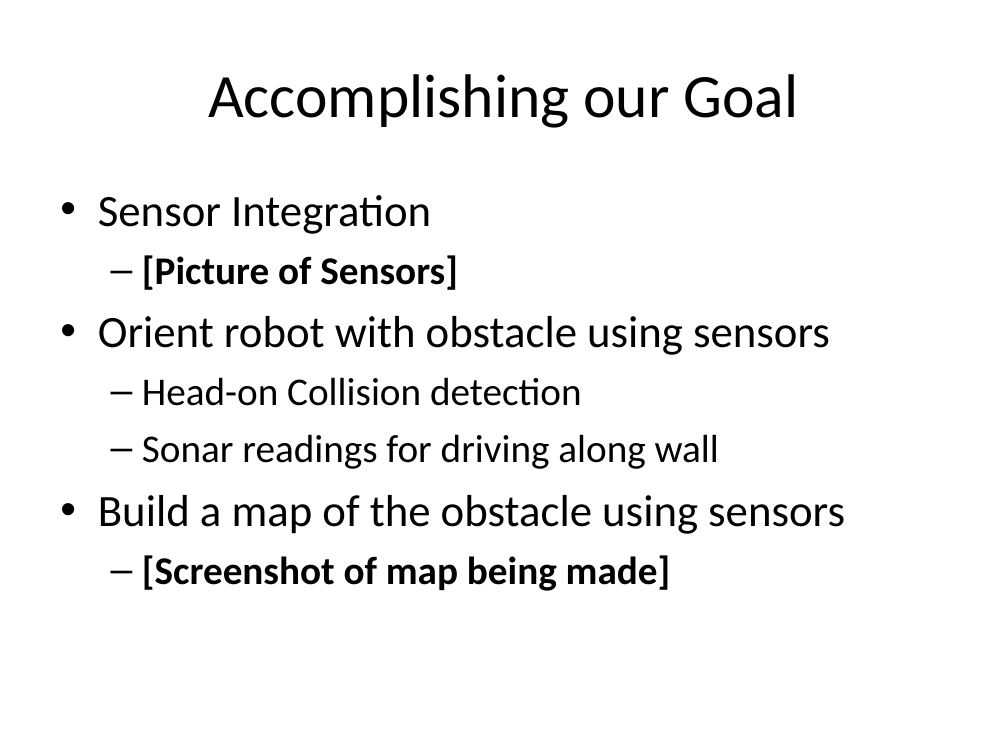
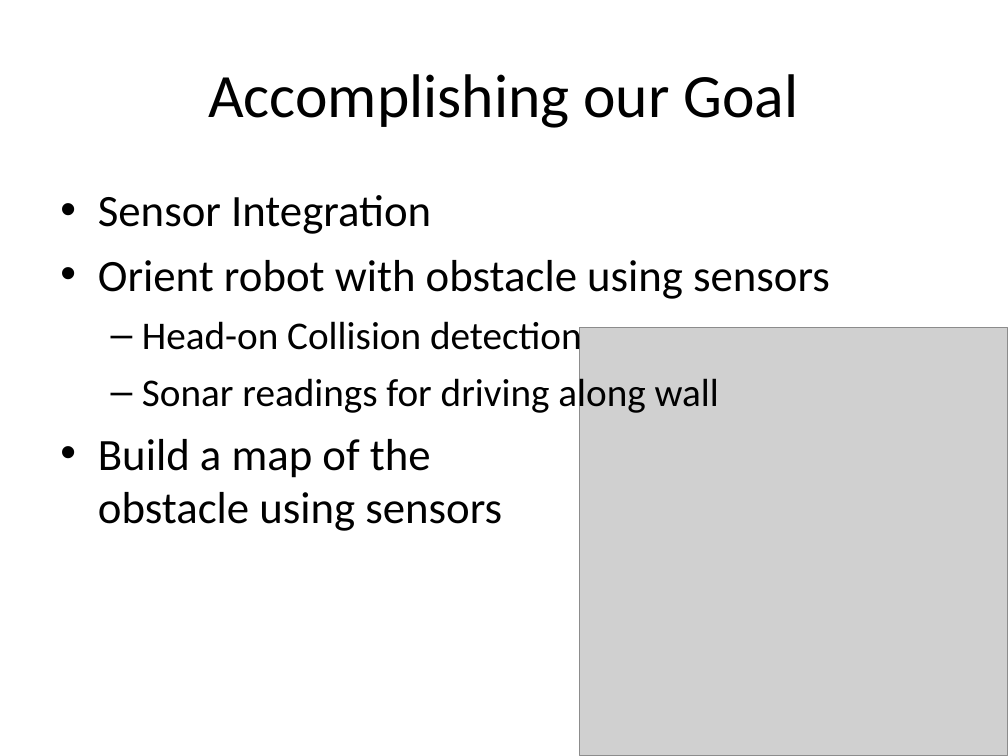
Before and after one commit to nforrester/6.141_labs, a slide deck: slide 3 of Other/Lab5/Lab 5.ppt. Drawn at 1008x756 pixels with LibreOffice and Linux fonts; fonts in the diff are those of the drawing; grey boxes stand for pictures. Boxes give left, top, right and bottom in pixels: in the first picture for what was removed or moved away, otherwise in the second. Text is boxed around its words. In the diff, an @@ line names an element or a change of style, - is before the commit and + after.

```diff
--- a/Other/Lab5/Lab 5.ppt
+++ b/Other/Lab5/Lab 5.ppt
@@ text at (142, 255, 458, 290): paragraph removed @@
-  – [Picture of Sensors]
@@ picture added at (580, 328, 1008, 756) @@
@@ text at (142, 555, 671, 591): paragraph removed @@
-  – [Screenshot of map being made]
```
Also in this commit, not shown: 8 other slides changed, 4 slides added, 1 slide removed, 13 other files.
